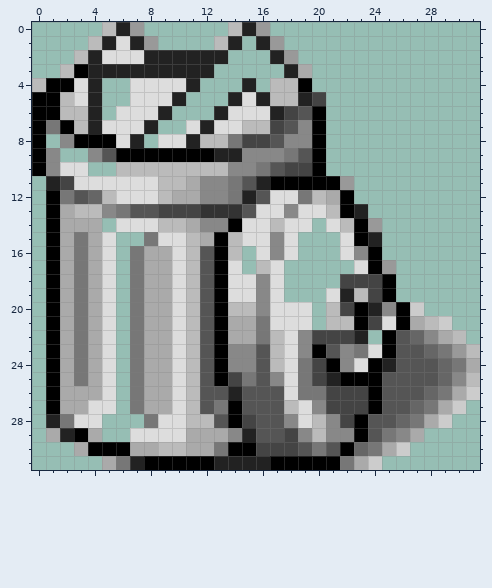
Pixel-art sprite: public/favicon.png. The picture above is the old version.
The file is 32x32 pixels.
Once edited:
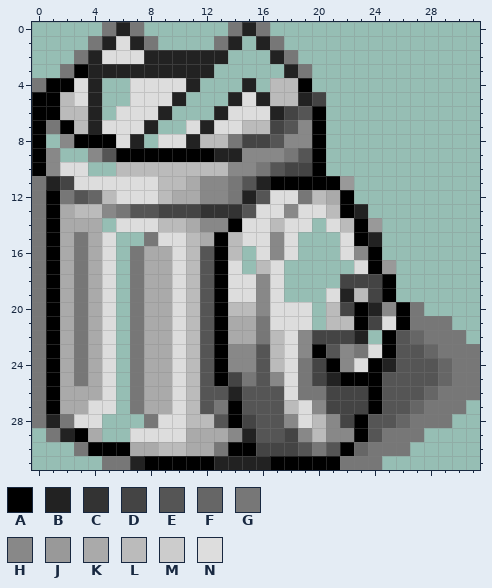
Palette (. is transparent): A #000000  B #222222  C #333333  D #444444  E #555555  F #666666  G #777777  H #888888  J #999999  K #aaaaaa  L #bbbbbb  M #cccccc  N #dddddd
The exact change:
y 0: x 5 L -> G; x 7 J -> G; x 14 L -> G; x 16 J -> G
y 1: x 4 L -> G; x 8 J -> G; x 13 L -> G; x 17 J -> G
y 2: x 3 L -> G; x 18 J -> G
y 3: x 2 L -> G; x 19 K -> G
y 4: x 0 L -> G
y 11..19: x 0 . -> G
y 20: x 0 . -> G; x 27 M -> G
y 21: x 0 . -> G; x 27..29 KLM -> GGG
y 22: x 0 . -> G; x 28..30 HKL -> GGG
y 23: x 0 . -> G; x 30..31 JL -> GG
y 24: x 0 . -> G; x 31 K -> G
y 25: x 0 . -> G; x 30..31 HL -> GG
y 26: x 0 . -> G; x 30..31 KM -> GG
y 27: x 0 . -> G; x 29..30 KM -> GG
y 28: x 0 . -> G; x 28..29 KM -> GG
y 29: x 1 K -> G; x 26..27 HK -> GG
y 30: x 3 K -> G; x 25..26 KM -> GG
y 31: x 5 K -> G; x 23..24 KM -> GG
